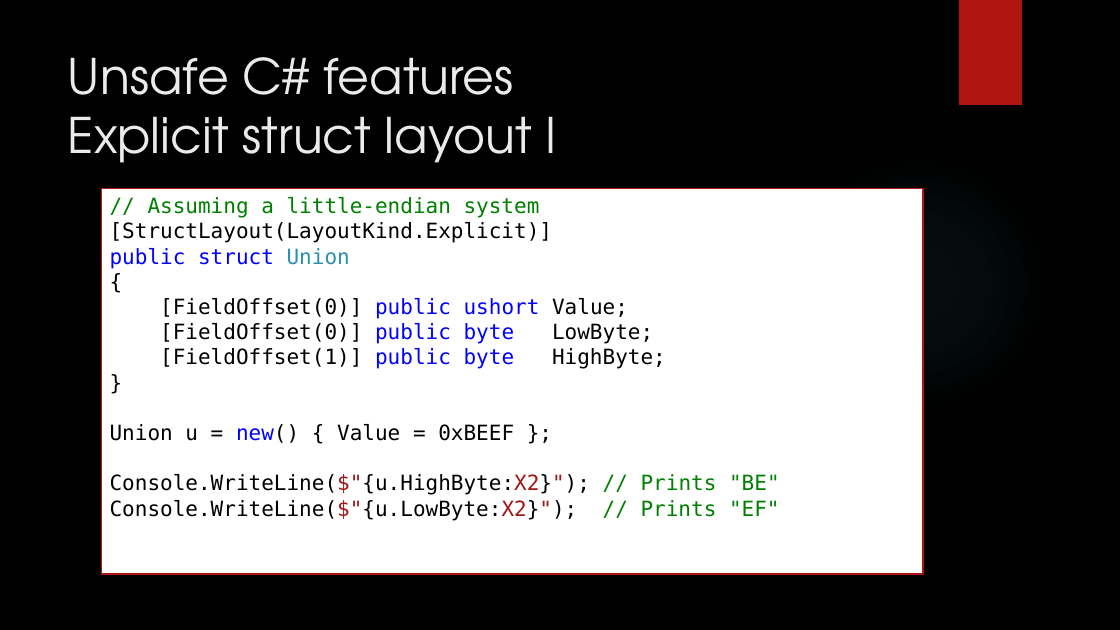
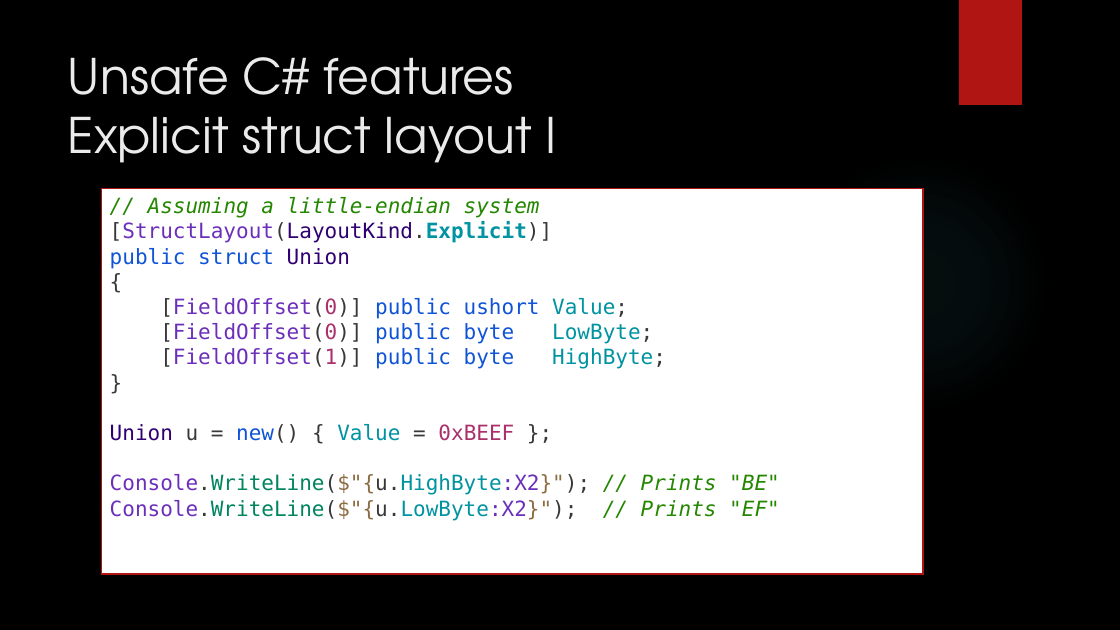
Before and after one commit to dennisdietrich/UnsafeCSharp, a slide deck: slide 15 of doc/Introduction to unsafe C#.pptx (slide 13 before the commit). Drawn at 1120x630 pixels with LibreOffice and Linux fonts; fonts in the diff are those of the drawing; background and template pictures are left out. Boxes give left, top, right and bottom in pixels: in the first picture for what was removed or moved away, otherwise in the second. Text is boxed around its words. In the diff, an @@ line names an element or a change of style, - is before the commit and + after.

```diff
--- a/doc/Introduction to unsafe C#.pptx
+++ b/doc/Introduction to unsafe C#.pptx
@@ text in rectangle at bbox=[110, 197, 780, 521]: text changed; text colour #000000 to #6B2FBA @@
-// Assuming a little-endian system
-[StructLayout(LayoutKind.Explicit)]
-public struct Union
-{
-[FieldOffset(0)] public ushort Value;
-[FieldOffset(0)] public byte LowByte;
-[FieldOffset(1)] public byte HighByte;
-}
-Union u = new() { Value = 0xBEEF };
-Console.WriteLine($"{u.HighByte:X2}"); // Prints "BE"
-Console.WriteLine($"{u.LowByte:X2}"); // Prints "EF"
+// Assuming a little-endian system
+[StructLayout(LayoutKind.Explicit)]
+public struct Union
+{
+[FieldOffset(0)] public ushort Value;
+[FieldOffset(0)] public byte LowByte;
+[FieldOffset(1)] public byte HighByte;
+}
+Union u = new() { Value = 0xBEEF };
+Console.WriteLine($"{u.HighByte:X2}"); // Prints "BE"
+Console.WriteLine($"{u.LowByte:X2}"); // Prints "EF"
```
Also in this commit, not shown: 21 other slides changed, 7 slides added, 6 other files.
